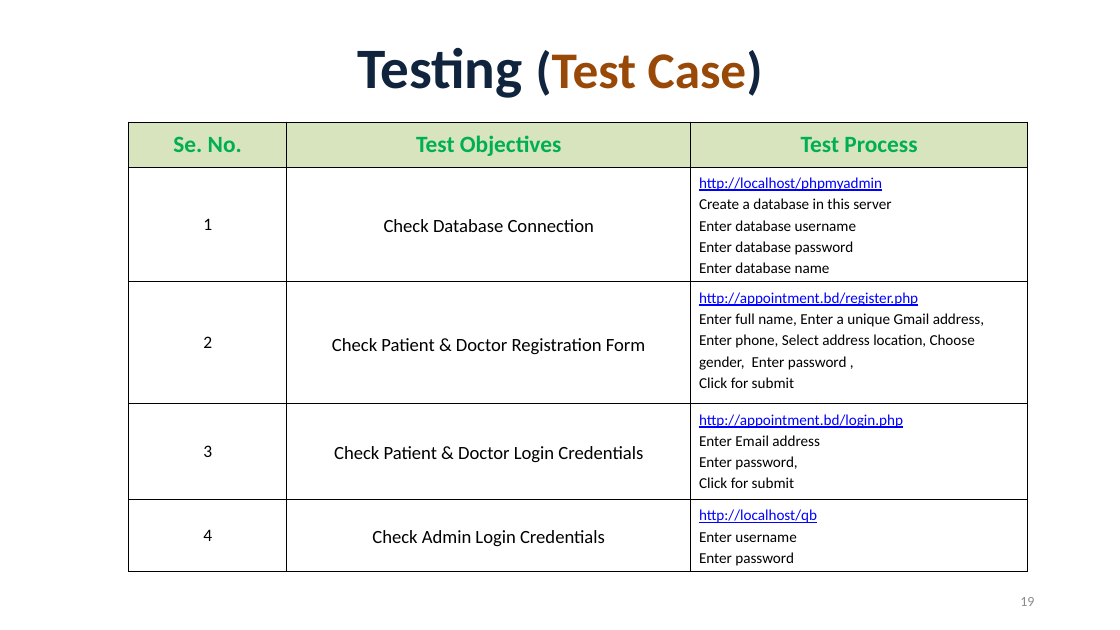
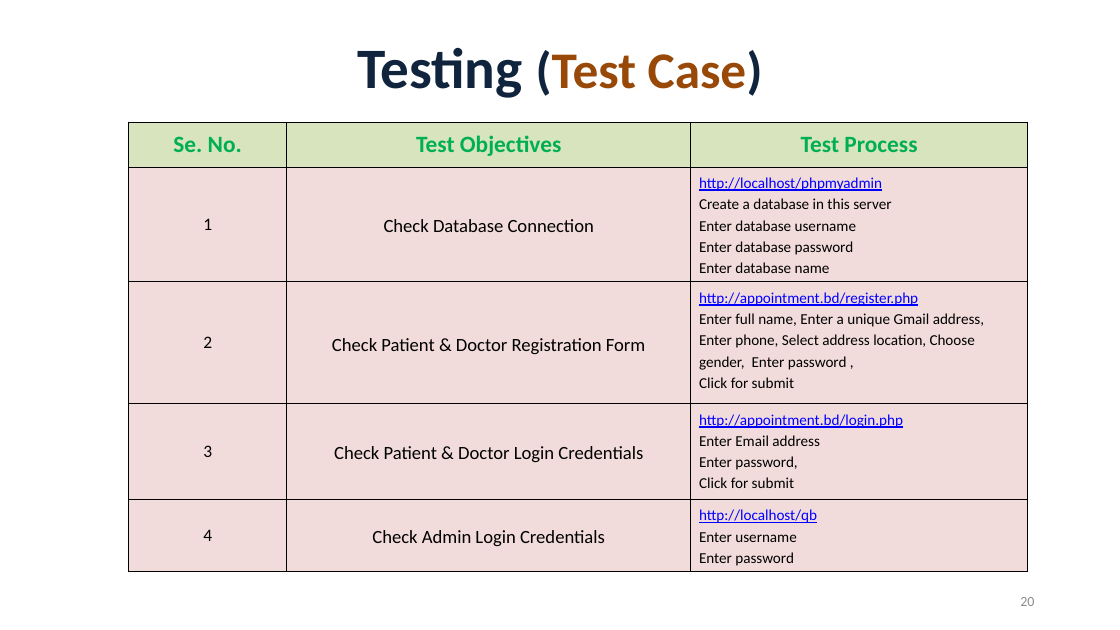
Before and after one commit to RezaulAlamOni/Project-Book-Appointment-Booking-, a slide deck: slide 20 of AppointmentSystem.pptx (slide 19 before the commit). Drawn at 1120x630 pixels with LibreOffice and Linux fonts; fonts in the diff are those of the drawing. Boxes give left, top, right and bottom in pixels: in the first picture for what was removed or moved away, otherwise in the second. Text is boxed around its words. In the diff, an @@ line names an element or a change of style, - is before the commit and + after.

```diff
--- a/AppointmentSystem.pptx
+++ b/AppointmentSystem.pptx
@@ table at (129,123,1028,570) @@
@@ fill none to #F2DCDB in 12 cells @@
@@ page number at (1020,597,1034,606): text changed @@
-19
+20
```
Also in this commit, not shown: 10 other slides changed, 1 slide added, 6 other files.
